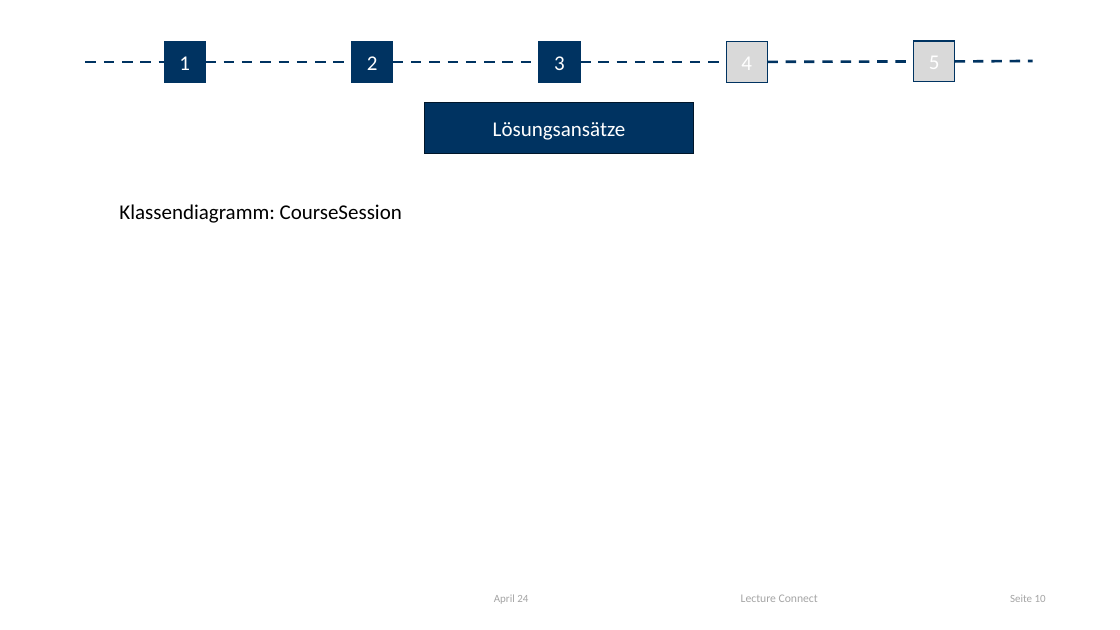
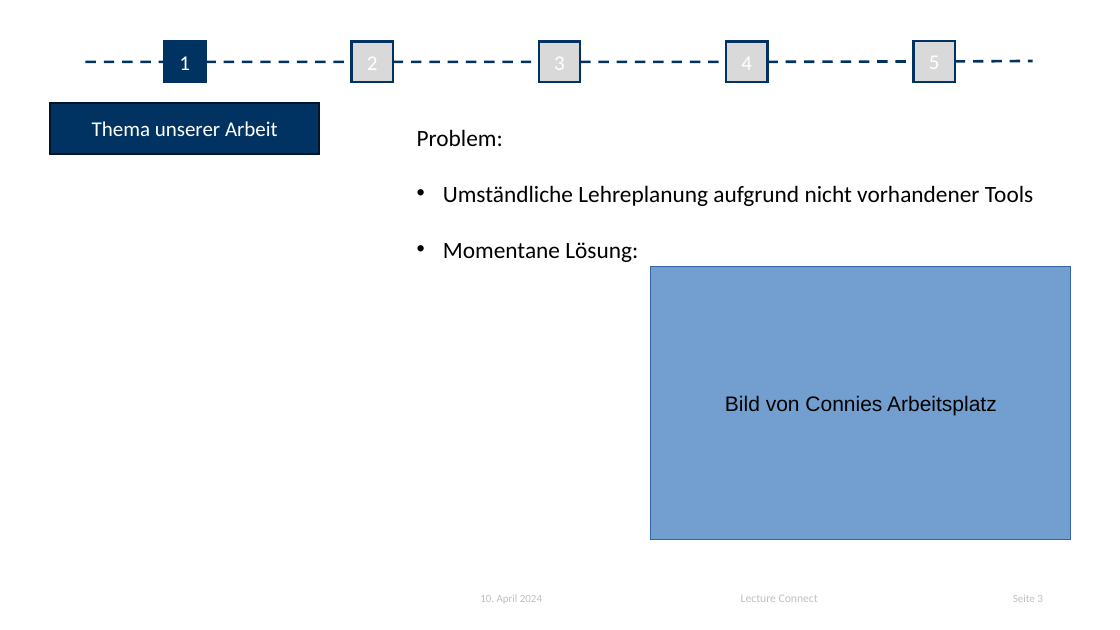
Before and after one commit to Darkuna/Lecture-Connect, a slide deck: slide 3 of Doku/Initiale Präsentation/pp-uniinnsbruck-vorlage-de-en-2023.pptx (slide 10 before the commit). Drawn at 1120x630 pixels with LibreOffice and Linux fonts; fonts in the diff are those of the drawing; background and template pictures are left out. Boxes give left, top, right and bottom in pixels: in the first picture for what was removed or moved away, otherwise in the second. Text is boxed around its words. In the diff, an @@ line names an element or a change of style, - is before the commit and + after.

```diff
--- a/Doku/Initiale Präsentation/pp-uniinnsbruck-vorlage-de-en-2023.pptx
+++ b/Doku/Initiale Präsentation/pp-uniinnsbruck-vorlage-de-en-2023.pptx
@@ rectangle "2" at <box>351,41,392,82</box>: fill #003361 to #D9D9D9; outline #003361 1 pt to #003361 2 pt @@
@@ rectangle "3" at <box>539,41,580,82</box>: fill #003361 to #D9D9D9; outline #003361 1 pt to #003361 2 pt @@
@@ rectangle added at <box>50,103,319,155</box>, fill #003361, outline #00162A 2 pt, 18 pt, text #FFFFFF @@
+Thema unserer Arbeit
@@ rectangle removed at <box>424,103,693,154</box> @@
-Lösungsansätze
@@ text added at <box>417,129,1033,262</box>, 20 pt, text #000000 @@
+Problem:
+• Umständliche Lehreplanung aufgrund nicht vorhandener Tools
+• Momentane Lösung:
@@ text removed at <box>119,204,402,223</box> @@
-Klassendiagramm: CourseSession
@@ rectangle added at <box>651,267,1071,540</box>, fill #729FCF, outline #3465A4 0 pt, 18 pt, text #000000 @@
+Bild von Connies Arbeitsplatz
@@ text at <box>480,595,542,602</box>: text changed; size 9.3 to 9.4 pt; text colour #A5A5A5 to #C0C0C0 @@
-April 24
+10. April 2024
@@ text "Lecture Connect" at <box>741,595,818,602</box>: text colour #A5A5A5 to #C0C0C0 @@
@@ page number at <box>1013,595,1043,602</box>: text changed; size 9.3 to 9.4 pt; text colour #A5A5A5 to #C0C0C0 @@
-Seite 10
+Seite 3
```
Also in this commit, not shown: 11 other slides changed, 1 slide added, 1 other file.
